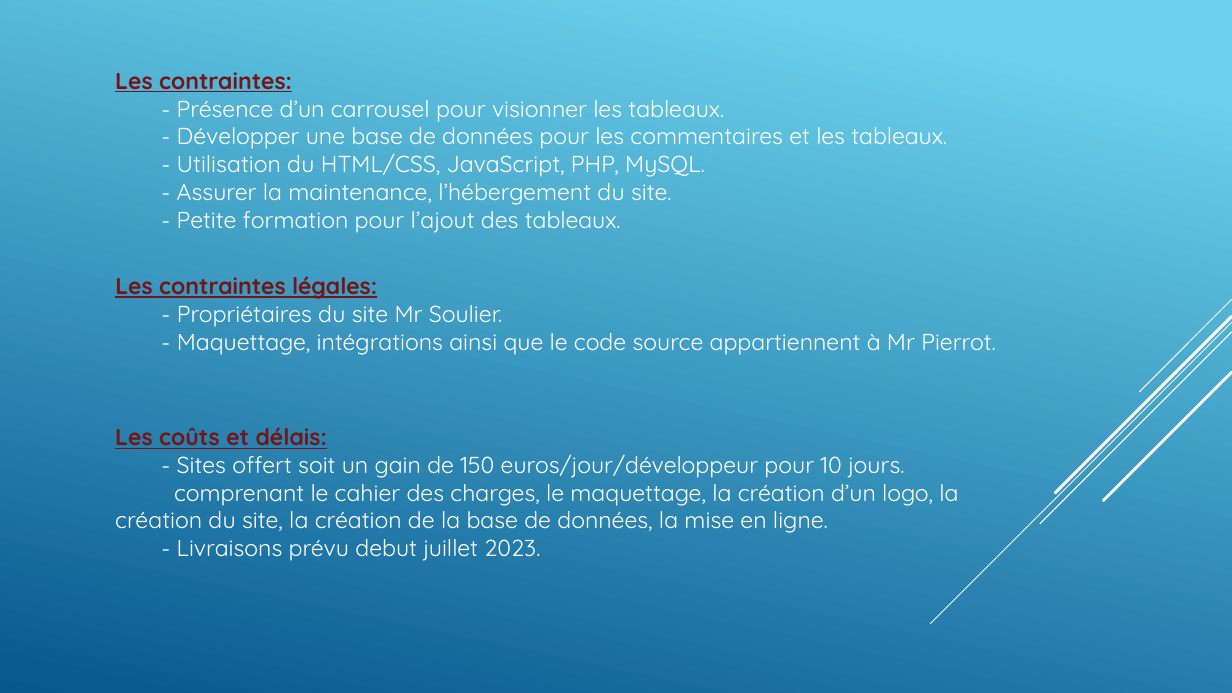
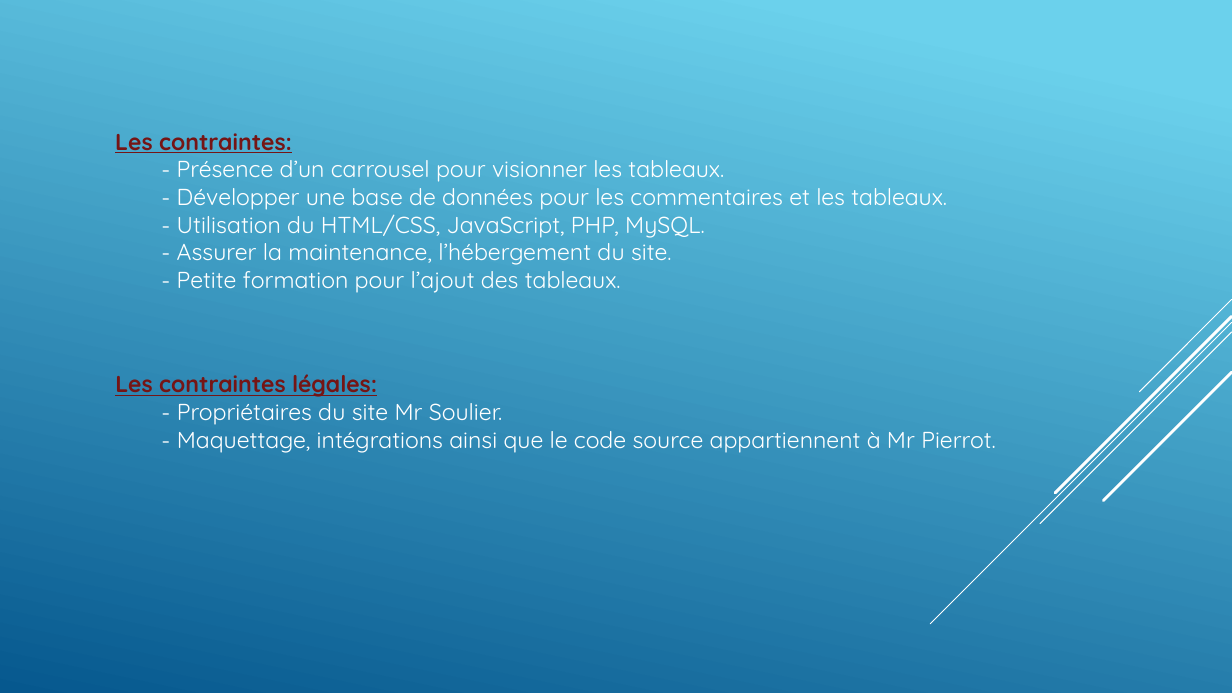
Before and after one commit to GillesP-dev/FilRouge, a slide deck: slide 6 of CDC/L_artiste.pptx (slide 15 before the commit). Drawn at 1232x693 pixels with LibreOffice and Linux fonts; fonts in the diff are those of the drawing. Boxes give left, top, right and bottom in pixels: in the first picture for what was removed or moved away, otherwise in the second. Text is boxed around its words. In the diff, an @@ line names an element or a change of style, - is before the commit and + after.

```diff
--- a/CDC/L_artiste.pptx
+++ b/CDC/L_artiste.pptx
@@ text "Les contraintes:": place and size @@
-text "Les contraintes:" at box(115, 72, 947, 233)
+text "Les contraintes:" at box(115, 133, 947, 293)
@@ text "Les contraintes légales:": place and size @@
-text "Les contraintes légales:" at box(115, 276, 996, 355)
+text "Les contraintes légales:" at box(115, 374, 996, 453)
@@ text removed at box(115, 427, 958, 561) @@
-Les coûts et délais:
-- Sites offert soit un gain de 150 euros/jour/développeur pour 10 jours.
-comprenant le cahier des charges, le maquettage, la création d’un logo, la création du site, la création de la base de données, la mise en ligne.
-- Livraisons prévu debut juillet 2023.
```
Also in this commit, not shown: 2 other slides changed, 7 slides added, 5 other files.
